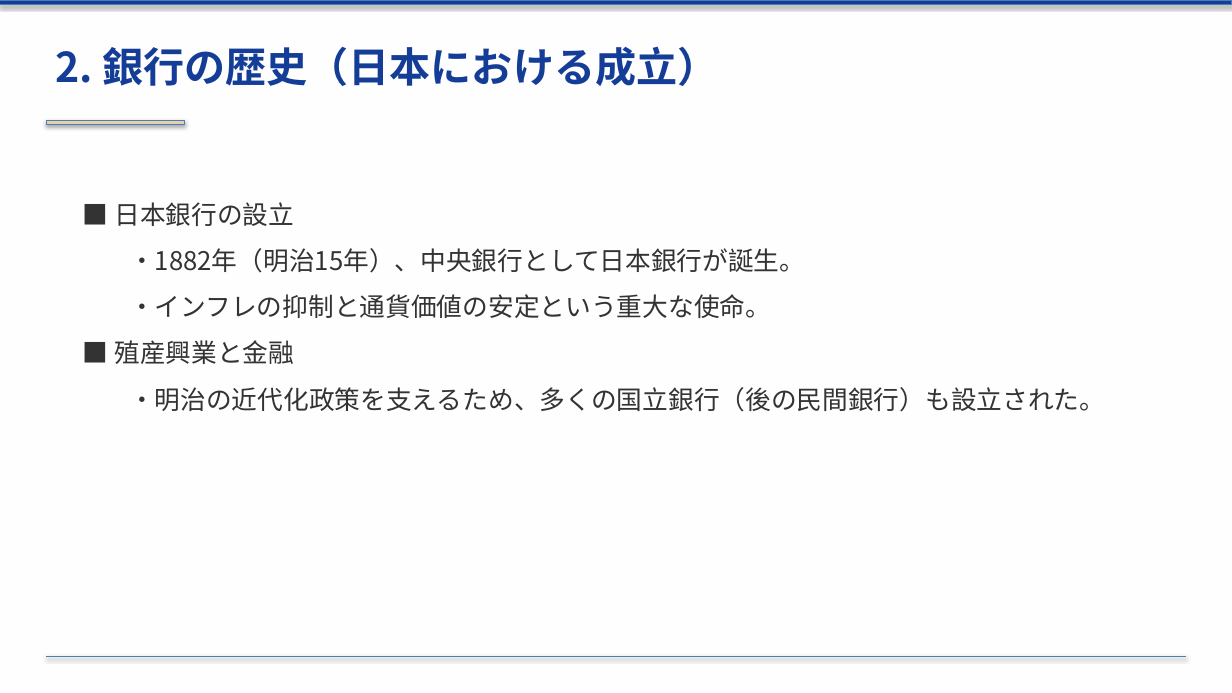
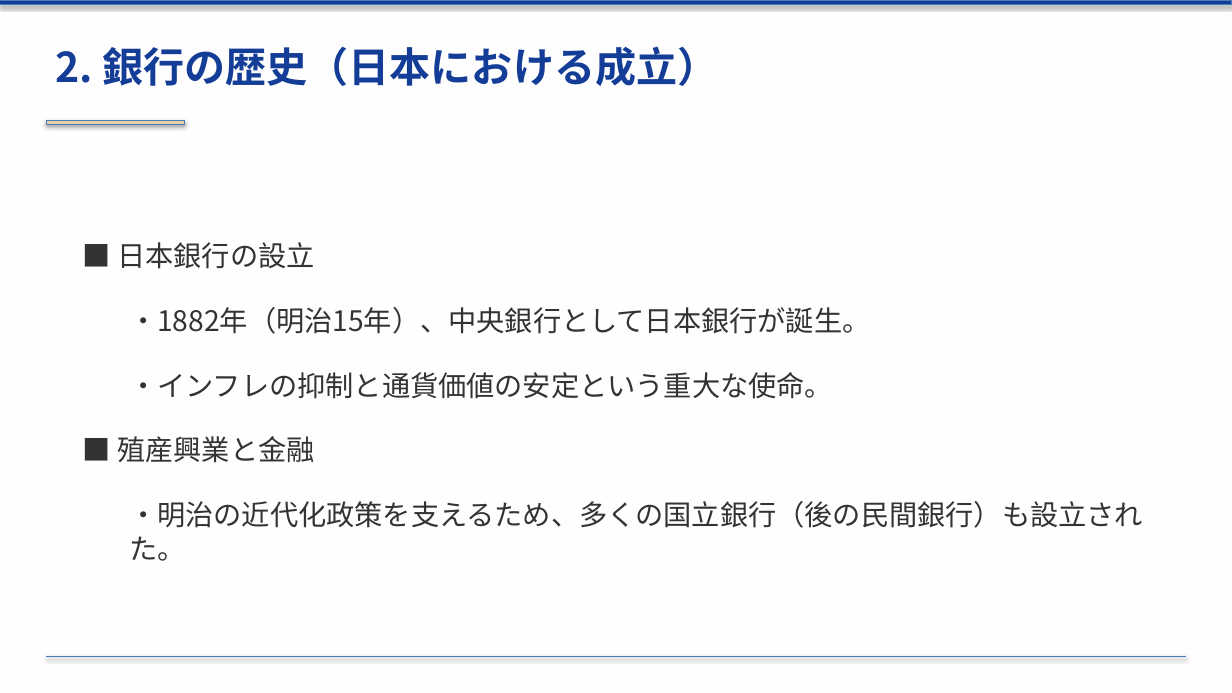
Before and after one commit to xilicrysta/bank-pptx, a slide deck: slide 7 of bank_industry_presentation.pptx. Drawn at 1232x693 pixels with LibreOffice and Linux fonts; fonts in the diff are those of the drawing. Boxes give left, top, right and bottom in pixels: in the first picture for what was removed or moved away, otherwise in the second. Text is boxed around its words. In the diff, an @@ line names an element or a change of style, - is before the commit and + after.

Commit message:
Fix content slide layout: vertical centering, increased font size and spacing

```diff
--- a/bank_industry_presentation.pptx
+++ b/bank_industry_presentation.pptx
@@ text "■ 日本銀行の設立": place and size @@
-text "■ 日本銀行の設立" at (114, 202, 1105, 412)
+text "■ 日本銀行の設立" at (117, 242, 1143, 561)
@@ text "■ 日本銀行の設立" at (117, 242, 1143, 561): size 20 to 22 pt; more space between paragraphs; vertical alignment top to middle @@
```
Also in this commit, not shown: 11 other slides changed, 1 other file.
